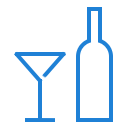
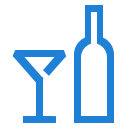
Revision of a layered (128, 128) image; what changed, layer by layer:
added layer "outline #4" above "outline #2" over [12, 5, 114, 123]
hid "outline #2" over [91, 11, 98, 40]
hid "outline #1" over [76, 38, 113, 118]
hid "outline" over [14, 51, 66, 122]
